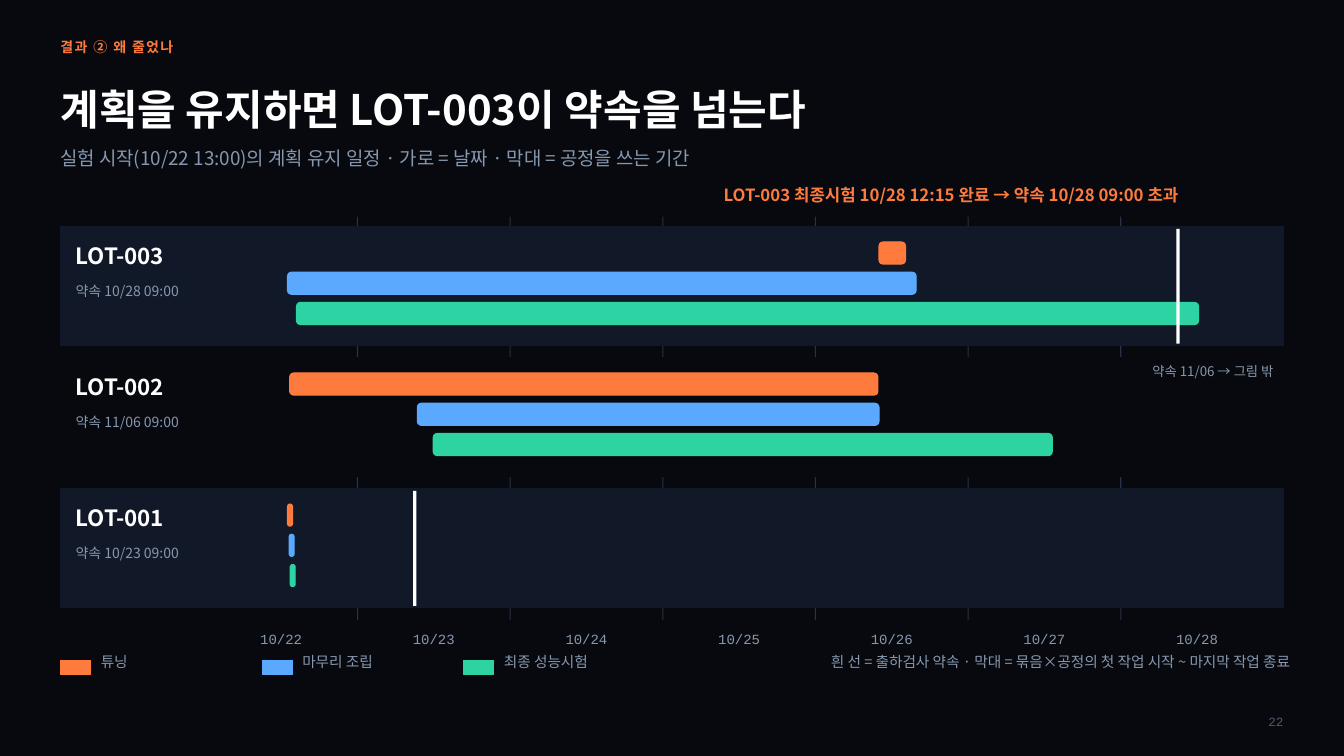
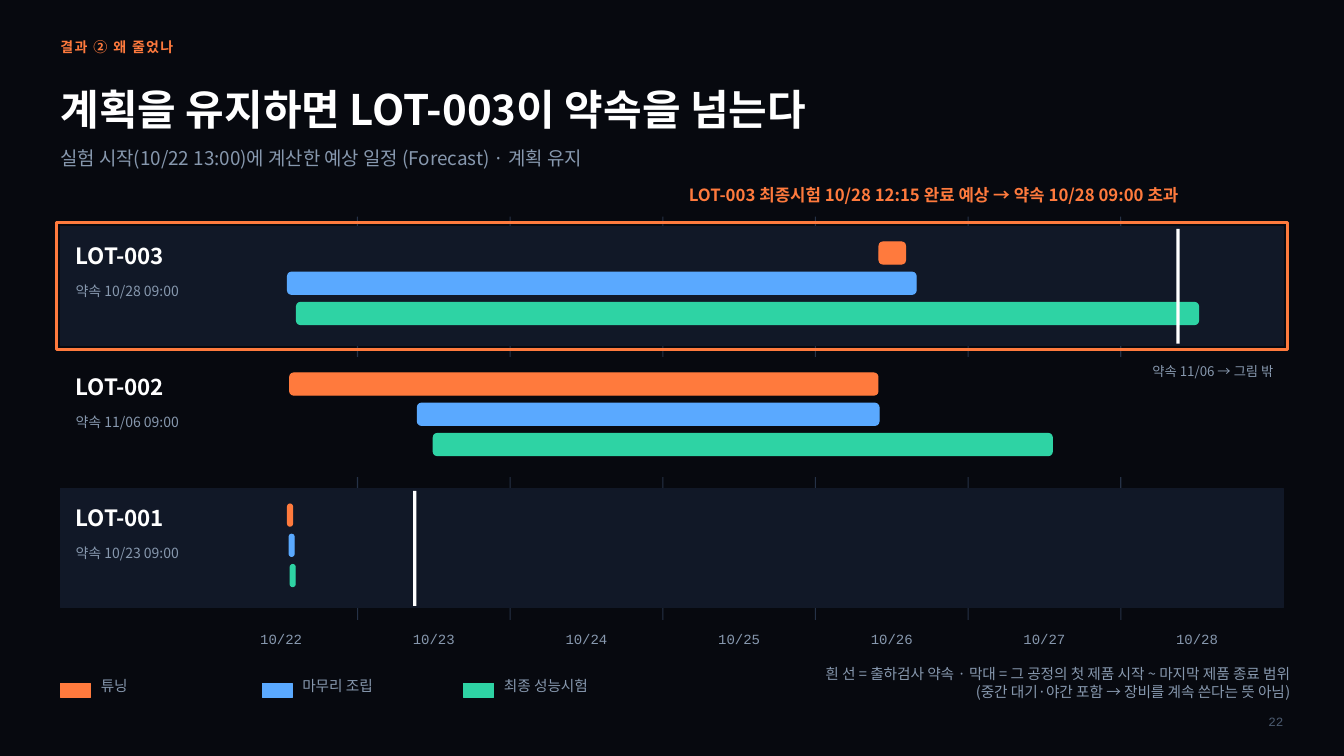
Before and after one commit to ricetablehyun/project4_manufacturing_logic, a slide deck: slide 22 of docs/final/presentation/공프4_기말발표_PPT_백업_점이동없음.pptx. Drawn at 1344x756 pixels with LibreOffice and Linux fonts; fonts in the diff are those of the drawing. Boxes give left, top, right and bottom in pixels: in the first picture for what was removed or moved away, otherwise in the second. Text is boxed around its words. In the diff, an @@ line names an element or a change of style, - is before the commit and + after.

```diff
--- a/docs/final/presentation/공프4_기말발표_PPT_백업_점이동없음.pptx
+++ b/docs/final/presentation/공프4_기말발표_PPT_백업_점이동없음.pptx
@@ text at (60,149,582,169): text changed @@
-실험 시작(10/22 13:00)의 계획 유지 일정 · 가로 = 날짜 · 막대 = 공정을 쓰는 기간
+실험 시작(10/22 13:00)에 계산한 예상 일정 (Forecast) · 계획 유지
@@ text at (689,186,1179,204): text changed @@
-LOT-003 최종시험 10/28 12:15 완료 → 약속 10/28 09:00 초과
+LOT-003 최종시험 10/28 12:15 완료 예상 → 약속 10/28 09:00 초과
@@ rectangle added at (56,223,1288,350), outline #FF7A3D 1.75 pt @@
@@ 3 texts, 3 rectangles: place and size @@
-3 texts, 3 rectangles at (60,655,588,675)
+3 texts, 3 rectangles at (60,679,588,698)
@@ text at (825,667,1290,700): text changed @@
-흰 선 = 출하검사 약속 · 막대 = 묶음×공정의 첫 작업 시작 ~ 마지막 작업 종료
+흰 선 = 출하검사 약속 · 막대 = 그 공정의 첫 제품 시작 ~ 마지막 제품 종료 범위
+(중간 대기·야간 포함 → 장비를 계속 쓴다는 뜻 아님)
```
Also in this commit, not shown: 21 other slides changed, 10 other files.
